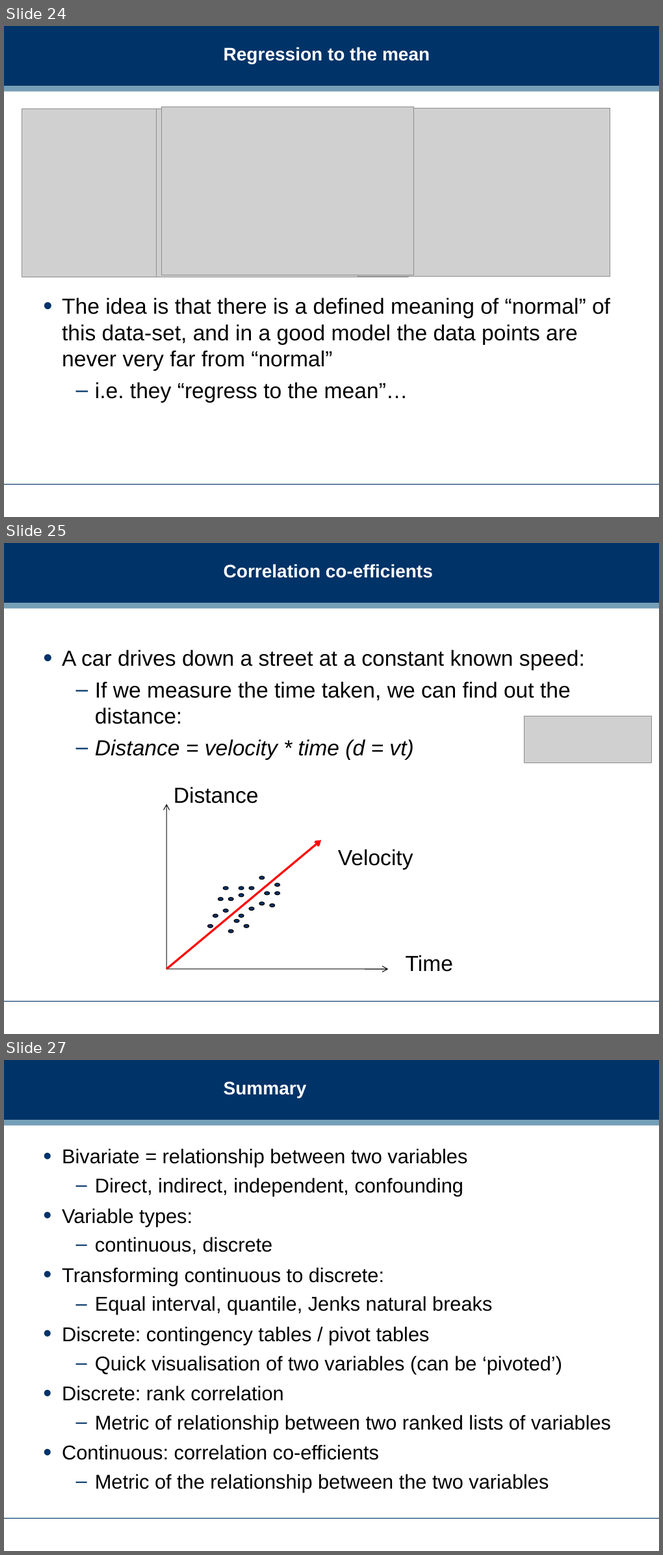
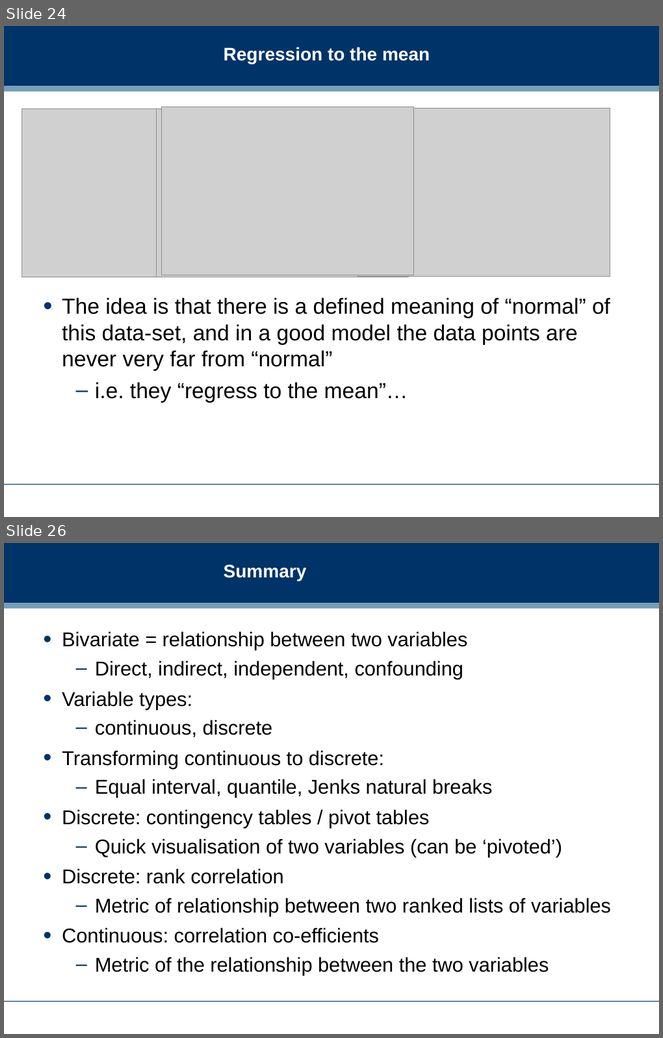
Before and after one commit to dreamind/ix, a slide deck: lectures/making-sense-data/bivariate-analysis.ppt. Shown one above the other, each under a label of ours: slides 24, 25 and 27 before the commit, slides 24 and 26 after it; the slides between them are not shown. The pictures are 663x1555 and 663x1038 pixels, drawn with LibreOffice and Linux fonts; fonts in the diff are those of the drawing; grey boxes stand for pictures; background and template pictures are left out. Boxes give left, top, right and bottom in pixels: in the first picture for what was removed or moved away, otherwise in the second. Text is boxed around its words. In the diff, an @@ line names an element or a change of style, - is before the commit and + after.

```diff
--- a/lectures/making-sense-data/bivariate-analysis.ppt
+++ b/lectures/making-sense-data/bivariate-analysis.ppt
@@ slide 25 removed at (4,543,659,1034), background #FFFFFF; not listed: 3 template elements that a slide beside it also shows @@
@@ title removed at (224,564,433,578) @@
-Correlation co-efficients
@@ text removed at (62,650,585,760) @@
-• A car drives down a street at a constant known speed:
-  – If we measure the time taken, we can find out the distance:
-  – Distance = velocity * time (d = vt)
@@ picture removed at (524,717,651,763) @@
@@ text removed at (174,787,259,804) @@
-Distance
@@ arrow removed from (166, 969) to (166, 804) @@
@@ arrow removed from (166, 969) to (321, 841) @@
@@ text removed at (338,849,414,870) @@
-Velocity
@@ ellipse removed at (224,887,229,890) @@
@@ ellipse removed at (239,893,244,897) @@
@@ ellipse removed at (239,887,244,890) @@
@@ ellipse removed at (249,887,254,890) @@
@@ ellipse removed at (259,876,265,880) @@
@@ ellipse removed at (265,891,270,895) @@
@@ ellipse removed at (274,884,280,887) @@
@@ ellipse removed at (274,891,280,895) @@
@@ ellipse removed at (218,897,224,901) @@
@@ ellipse removed at (224,909,229,913) @@
@@ ellipse removed at (229,897,234,901) @@
@@ ellipse removed at (249,907,254,910) @@
@@ ellipse removed at (259,902,265,905) @@
@@ ellipse removed at (270,904,275,907) @@
@@ ellipse removed at (207,925,213,928) @@
@@ ellipse removed at (213,915,218,918) @@
@@ ellipse removed at (229,930,234,933) @@
@@ ellipse removed at (234,920,239,923) @@
@@ ellipse removed at (239,915,244,918) @@
@@ ellipse removed at (244,925,249,928) @@
@@ arrow removed from (166, 969) to (389, 969) @@
@@ text removed at (406,955,453,972) @@
-Time
@@ what was slide 27 is now slide 26 @@
```
Also in this commit, not shown: 2 slides changed, 2 slides added, 1 other slide removed.
